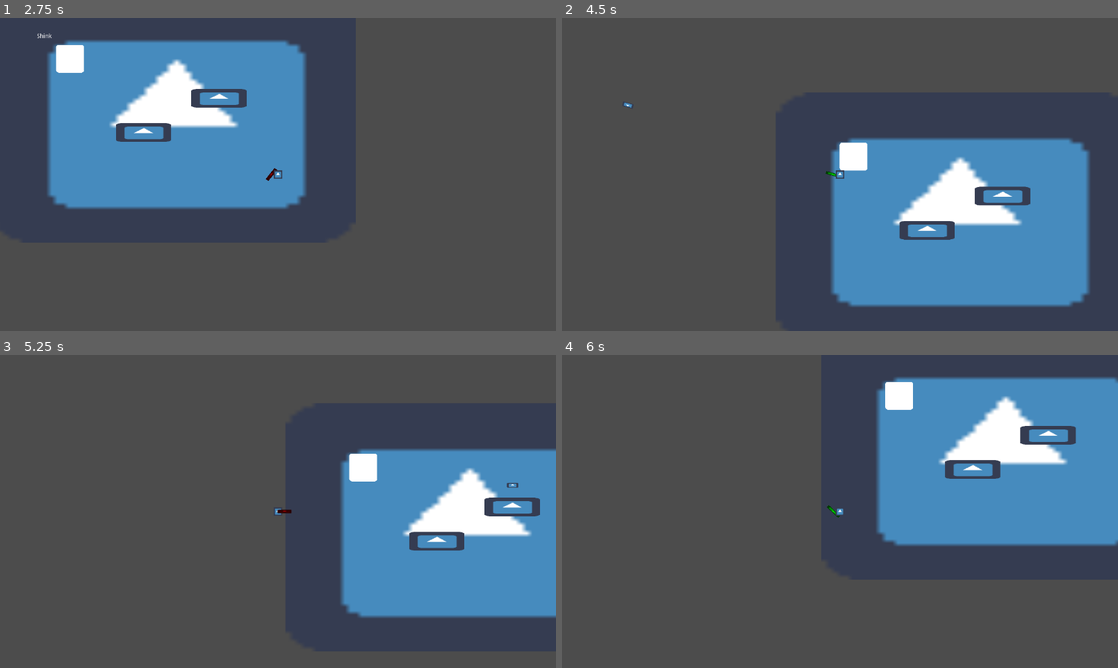
Above: before the commit, frames 1-4 (two rows, left to right).
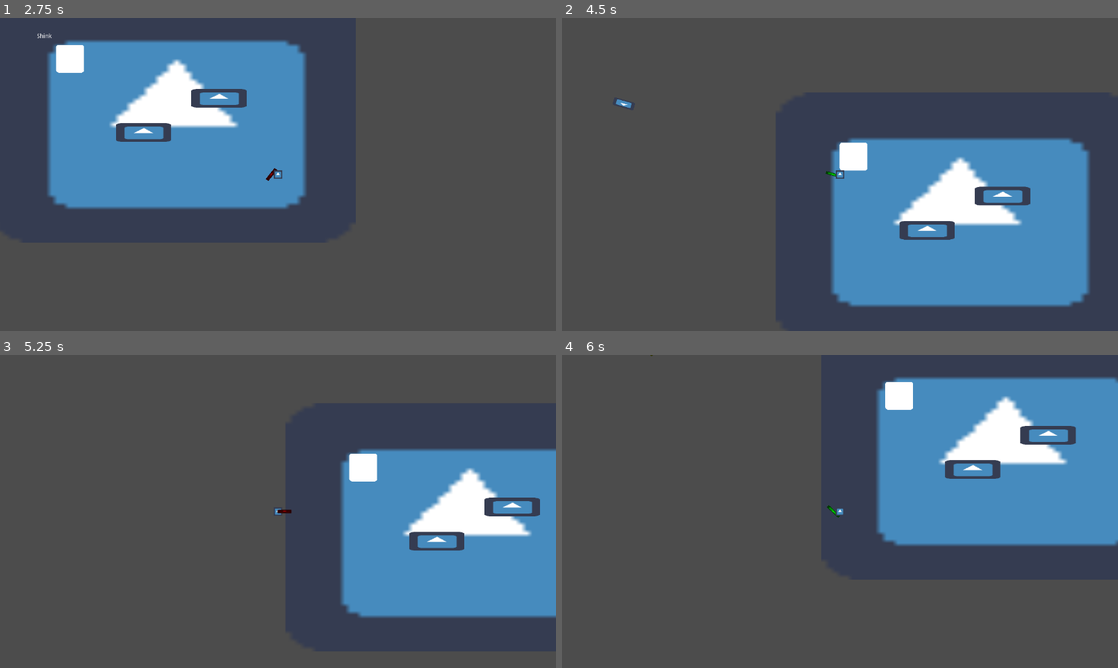
Above: after the commit, the same moments.

Repository: kjanuska/Independent-Study-Game
Game: Godot game, scene res://Scenes/Main.tscn
The game is run twice, just before and just after one commit, with the same random seed, the same clock (stepped at 60 frames per second) and the same inputs. The engine's default icon, where the game draws it, is replaced by a stand-in: a white triangle on a blue panel in a dark square.
Inputs (mouse positions are in pixels of both pictures, inside the frame that each line leads up to):
- Up to frame 1 (2.75 s): tap Enter at 0.5 s; move the mouse to (400, 158) at 0.52 s; hold D (ui_right) 0.53-1.28 s; hold Right mouse button (shoot) 0.53-1.28 s; click (400, 158) at 0.6 s; tap Space (space) at 1.25 s; move the mouse to (166, 190) at 1.27 s; hold S (ui_down) 1.28-2.03 s; right-click (166, 190) at 1.35 s; click (166, 190) at 1.55 s; move the mouse to (333, 105) at 2.02 s; hold D (ui_right) from 2.03 s (still down); hold Right mouse button (shoot) from 2.03 s (still down); click (333, 105) at 2.1 s
- Up to frame 2 (4.5 s): move the mouse to (812, 237) at 2.77 s; release D (ui_right) at 2.78 s; release Right mouse button (shoot) at 2.78 s; hold W (ui_up) 2.78-3.53 s; right-click (812, 237) at 2.85 s; click (812, 237) at 3.05 s; move the mouse to (1006, 221) at 3.52 s; hold Right mouse button (shoot) 3.53-4.28 s; hold A (ui_left) from 3.53 s (still down); tap Space (space) at 3.6 s; move the mouse to (673, 127) at 4.27 s; click (673, 127) at 4.35 s
- Up to frame 3 (5.25 s): move the mouse to (305, 511) at 5.02 s; release A (ui_left) at 5.03 s; hold S (ui_down) from 5.03 s (still down); hold Right mouse button (shoot) from 5.03 s (still down)
- Up to frame 4 (6 s): move the mouse to (756, 433) at 5.77 s; release S (ui_down) at 5.78 s; release Right mouse button (shoot) at 5.78 s; hold D (ui_right) from 5.78 s (still down); click (756, 433) at 5.85 s

Frame 1 is identical in both runs. In frame 2, less than 0.1% of the frame differs, in the area x 9-13%, y 26-29%; in frame 3, less than 0.1%; in frame 4, less than 0.1%.
Error after the commit: Attempt to call function 'queue_free' in base 'previously freed instance' on a null instance. (res://Scripts/Player.gd:153)

Commit message:
simplification, switching
simplified code. switching somewhat works. crashes if switching to gun with gun equipped

Diff:
--- a/Scenes/Bow/Arrow.tscn
+++ b/Scenes/Bow/Arrow.tscn
@@ -13,6 +13,8 @@
 scale = Vector2( 1, 0.528521 )
 
 [node name="Sprite" type="Sprite" parent="."]
+modulate = Color( 0.964706, 0.882353, 0.00392157, 1 )
+self_modulate = Color( 0.945098, 1, 0.0235294, 1 )
 position = Vector2( -9.87703, -0.247003 )
 scale = Vector2( 0.400896, 0.171324 )
 texture = ExtResource( 2 )
--- a/Scripts/Bullet.gd
+++ b/Scripts/Bullet.gd
@@ -1,7 +1,6 @@
 extends Area2D
 
 var SPEED = 3000
-var DAMAGE = 20
 
 var direction = Vector2()
 
@@ -9,5 +8,9 @@
 	set_as_toplevel(true)
 	$".".set_z_index(-2)
 
+func _physics_process(delta):
+	position.x += direction.x * SPEED * delta
+	position.y += direction.y * SPEED * delta
+
 func _on_VisibilityNotifier2D_screen_exited():
 	queue_free()
--- a/Scripts/Player.gd
+++ b/Scripts/Player.gd
@@ -29,19 +29,21 @@
 var sword_load = preload("res://Scenes/Sword.tscn")
 var melee_attack_cooldown
 
-# 0 = ranged
-# 1 = melee
-var current_weapon_type = 0
+# weapon currently in hand
+var current_weapon
 
 # specific weapon for each type
-# melee in 0s, ranged in 10s
+# melee in 0s
 # 0 = sword
+#
+# ranged in 10s
 # 10 = bow
 # 11 = gun
-var current_melee_id = 0
-var current_melee
-var current_ranged_id = 10
-var current_ranged
+var equipped_melee_id = 0
+var equipped_melee
+var equipped_ranged_id = 10
+var equipped_ranged
+var equipped_ammo
 
 #angle from character to mouse
 var mouse_rotation
@@ -52,13 +54,12 @@
 # check how long shoot button has been pressed
 var count = 0
 
-#equip gun as soon as the player is loaded
+# equip gun as soon as the player is loaded
 func _ready():
-	equip(0)
-	equip(10)
 	player = get_node(".")
 	player.set_z_index(1)
-	_equip_ranged(current_ranged)
+	equip(equipped_melee_id)
+	equip(equipped_ranged_id)
 
 #check for movement input, dash, move character
 func _physics_process(delta):
@@ -70,12 +71,9 @@
 	mouse_rotation = get_angle_to(get_global_mouse_position()) + self.get_rotation()
 
 	if can_move:
-		_get_input()
-
-	if current_weapon_type == 0:
-		_set_weapon_rotation(ranged)
-	elif current_weapon_type == 1:
-		_set_weapon_rotation(melee)
+		get_input()
+
+	set_weapon_rotation()
 
 	if Input.is_action_just_pressed("space"):
 		if moving && dashing == false && $DashCooldown.is_stopped():
@@ -90,7 +88,7 @@
 		get_tree().quit()
 
 #get input for WASD, left and right mouse buttons
-func _get_input():
+func get_input():
 	if Input.is_action_pressed("ui_right"):
 		motion.x = SPEED
 		moving = true
@@ -109,57 +107,57 @@
 
 	if Input.is_action_pressed("shoot"):
 #		only equip ranged if currently equipped melee
-		if current_weapon_type == 1:
-			current_weapon_type = 0
-			_equip_ranged(bow_load)
+		if current_weapon == melee:
+			current_weapon = ranged
+			equip(equipped_ranged_id)
 		count += 1
-		if current_ranged == bow_load:
+		if equipped_ranged == bow_load:
 			if count >= 80:
 				$Charged.popup()
 		else:
-			_shoot_weapon(arrow_load)
-
-	if Input.is_action_just_released("shoot") && current_ranged == bow_load:
-		shoot_charged()
+			shoot_weapon(equipped_ammo)
+			count = 0
+
+	if Input.is_action_just_released("shoot") && equipped_ranged == bow_load:
+		shoot_charged(equipped_ammo)
 
 	if Input.is_action_just_pressed("melee"):
 #		only equip melee if currently equipped ranged
-		if current_weapon_type == 0:
-			current_weapon_type = 1
-			_equip_melee(sword_load)
+		if current_weapon == ranged:
+			current_weapon = melee
+			equip(equipped_melee_id)
 		if melee_attack_cooldown.is_stopped():
-			_melee_attack()
-
-#equip ranged and remove melee if equiped
-func _equip_ranged(ranged_load):
-	if melee != null:
-		melee.queue_free()
-	ranged = ranged_load.instance()
-	player.add_child(ranged)
-	ranged.set_global_position(player.get_global_position())
-	shot_cooldown = ranged.get_node("ShotCooldown")
-
-#equip ranged and remove melee if equiped
-func _equip_melee(melee_load):
-	ranged.queue_free()
-	melee = melee_load.instance()
-	player.add_child(melee)
-	melee.set_global_position(player.get_global_position())
-	melee_attack_cooldown = melee.get_node("MeleeAttack")
+			melee_attack()
 
 func equip(id):
 	if id < 10:
 		match id:
 			0:
-				current_melee = sword_load
+				equipped_melee = sword_load
+		if ranged != null:
+			ranged.queue_free()
+		melee = equipped_melee.instance()
+		player.add_child(melee)
+		melee.set_global_position(player.get_global_position())
+		melee_attack_cooldown = melee.get_node("MeleeAttack")
+		current_weapon = melee
 	elif id >= 10:
 		match id:
 			10:
-				current_ranged = bow_load
+				equipped_ranged = bow_load
+				equipped_ammo = arrow_load
 			11:
-				current_ranged = gun_load
-
-func _shoot_weapon(ammo_load):
+				equipped_ranged = gun_load
+				equipped_ammo = bullet_load
+		if melee != null:
+			melee.queue_free()
+		ranged = equipped_ranged.instance()
+		player.add_child(ranged)
+		ranged.set_global_position(player.get_global_position())
+		shot_cooldown = ranged.get_node("ShotCooldown")
+		current_weapon = ranged
+
+func shoot_weapon(ammo_load):
 	if shot_cooldown.is_stopped():
 		var projectile = ammo_load.instance()
 		var projectile_rotation = mouse_rotation
@@ -170,37 +168,36 @@
 		projectile.direction = direction_vector
 		shot_cooldown.start()
 
-func shoot_charged():
+func shoot_charged(ammo_load):
 	if count >= 80:
 		$Charged.hide()
 		count = 0
 	elif count < 80:
 		print("short shot")
-		_shoot_weapon(arrow_load)
+		shoot_weapon(ammo_load)
 		count = 0
 
-func _melee_attack():
+func melee_attack():
 	print("attack")
 	melee_attack_cooldown.start()
 
-func _set_weapon_rotation(weapon):
-	weapon.set_rotation(mouse_rotation)
+func set_weapon_rotation():
+	current_weapon.set_rotation(mouse_rotation)
 	if sign(mouse_rotation) == -1:
-		weapon.set_z_index(-1)
+		current_weapon.set_z_index(-1)
 	else:
-		weapon.set_z_index(1)
+		current_weapon.set_z_index(1)
 
 	if side == 0:
 		if abs(mouse_rotation) <= PI/4:
 			side = 1
 		else:
-			weapon.position.x = -15
+			current_weapon.position.x = -15
 	elif side == 1:
 		if abs(mouse_rotation) >= (3 * PI)/4:
 			side = 0
 		else:
-			weapon.position.x = 15
-
+			current_weapon.position.x = 15
 
 #timer that sets how long and how fast you dash
 func _on_DashTimer_timeout():
